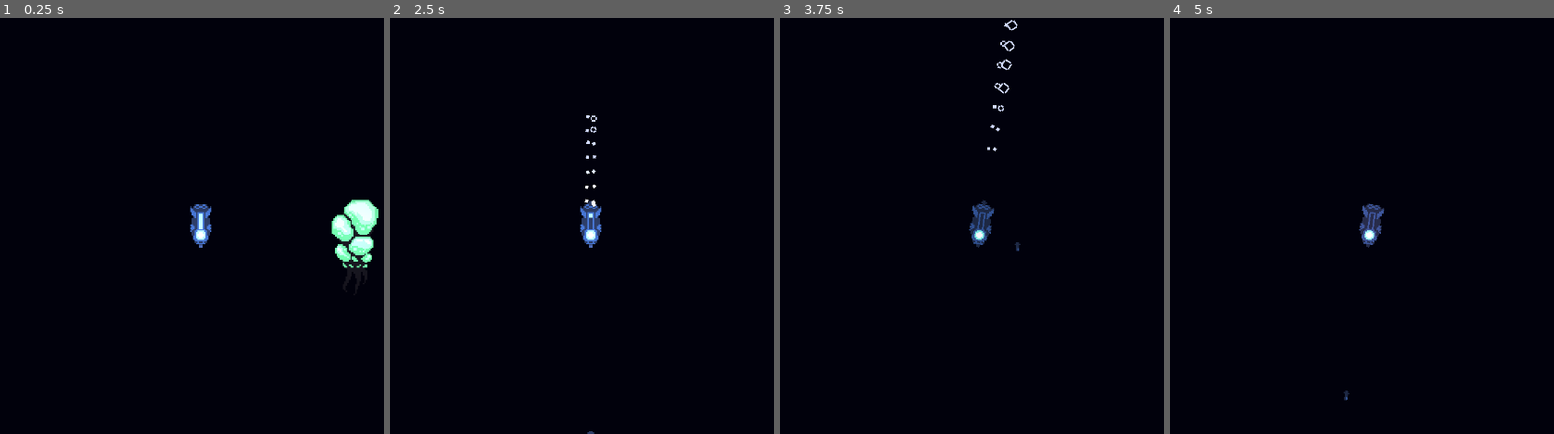
Above: before the commit, frames 1-4 (left to right).
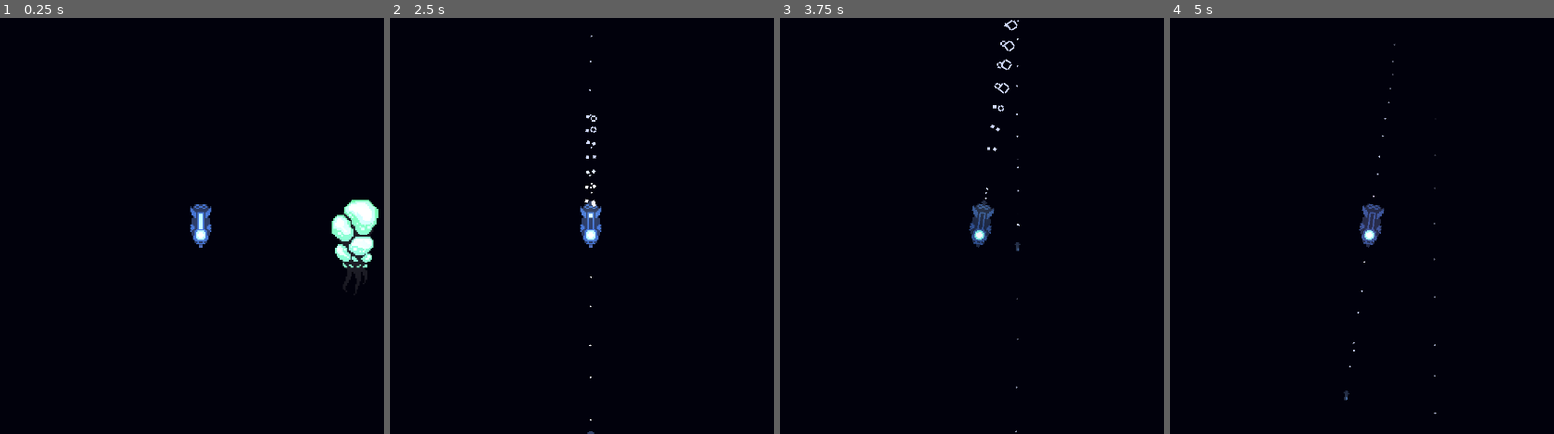
Above: after the commit, the same moments.

Repository: austingwatson/Depths
Game: Godot game, scene res://scenes/test_level.tscn
The game is run twice, just before and just after one commit, with the same random seed, the same clock (stepped at 60 frames per second) and the same inputs. This scene is started directly instead of the project's main scene. Sound files missing from this copy of the repository are replaced by a short silence.
Inputs (mouse positions are in pixels of both pictures, inside the frame that each line leads up to):
- Up to frame 1 (0.25 s): no input
- Up to frame 2 (2.5 s): tap Enter at 0.5 s; move the mouse to (754, 205) at 0.52 s; hold Space (thrust) 0.53-1.28 s; click (754, 205) at 0.6 s; move the mouse to (443, 246) at 1.27 s; tap Mouse wheel down (change_weapon_down) at 1.35 s; click (443, 246) at 1.55 s; move the mouse to (666, 134) at 2.02 s; hold Space (thrust) from 2.03 s (still down); tap Mouse wheel up (change_weapon_up) at 2.1 s; click (666, 134) at 2.3 s
- Up to frame 3 (3.75 s): move the mouse to (945, 309) at 2.77 s; right-click (945, 309) at 2.85 s; click (945, 309) at 3.05 s; move the mouse to (outside the picture) at 3.52 s; release Space (thrust) at 3.53 s; click (outside the picture) at 3.6 s
- Up to frame 4 (5 s): move the mouse to (outside the picture) at 4.27 s; tap Shift (sonar) at 4.35 s; click (outside the picture) at 4.55 s

The runs differ from the first frame. In frame 1, 0.6% of the frame differs, in the area x 86-98%, y 49-60%; in frame 2, less than 0.1%; in frame 3, less than 0.1%; in frame 4, less than 0.1%.

Commit message:
Shortened Scuttle timer, added torpedo light and trail, added floaters to victory

Diff:
--- a/scenes/entity/actor/big_floater.tscn
+++ b/scenes/entity/actor/big_floater.tscn
@@ -92,4 +92,6 @@
 shape = SubResource("CapsuleShape2D_gqlh0")
 
 [node name="Light" parent="." index="3"]
-texture_scale = 0.3
+position = Vector2(0, -3)
+energy = 0.8
+texture_scale = 0.35
--- a/scenes/entity/projectile/torpedo.tscn
+++ b/scenes/entity/projectile/torpedo.tscn
@@ -8,6 +8,21 @@
 [ext_resource type="Texture2D" uid="uid://7012mtb2g3dr" path="res://assets/textures/entity/player_sub.png" id="4_vdd5x"]
 [ext_resource type="PackedScene" uid="uid://x2wdvhrvr26y" path="res://scenes/component/max_distance.tscn" id="5_tvse7"]
 [ext_resource type="Texture2D" uid="uid://dx2aomunaop8x" path="res://assets/textures/effects/boom.png" id="8_kjd6s"]
+[ext_resource type="Texture2D" uid="uid://ccn0ikslju12v" path="res://assets/textures/effects/2d_point_light.png" id="9_pnwd1"]
+
+[sub_resource type="Curve" id="Curve_0ebku"]
+_limits = [0.0, 100.0, 0.0, 1.0]
+_data = [Vector2(0, 30.548), 0.0, -193.932, 0, 0, Vector2(0.037037, 0), 8.23385, 8.23385, 0, 0, Vector2(0.760943, 18.0822), 76.7764, 76.7764, 0, 0, Vector2(1, 100), 513.348, 0.0, 0, 0]
+point_count = 4
+
+[sub_resource type="Gradient" id="Gradient_hut4i"]
+offsets = PackedFloat32Array(0, 0.446494, 0.870849)
+colors = PackedColorArray(1, 1, 1, 1, 0.980392, 0.980392, 0.980392, 1, 1, 1, 1, 0)
+
+[sub_resource type="Curve" id="Curve_bg0n2"]
+_limits = [0.0, 200.0, 0.0, 1.0]
+_data = [Vector2(0, 1), 0.0, 0.0, 0, 0, Vector2(0.451178, 32.6027), 219.302, 219.302, 0, 0, Vector2(1, 123.425), 0.0, 0.0, 0, 0]
+point_count = 3
 
 [sub_resource type="AtlasTexture" id="AtlasTexture_tvse7"]
 atlas = ExtResource("4_vdd5x")
@@ -35,6 +50,28 @@
 
 [node name="Torpedo" type="Node2D"]
 script = ExtResource("1_v7qta")
+
+[node name="ThrusterTrail" type="CPUParticles2D" parent="."]
+position = Vector2(-3, 0)
+amount = 24
+lifetime = 1.4
+randomness = 0.2
+lifetime_randomness = 0.16
+emission_shape = 1
+emission_sphere_radius = 1.0
+direction = Vector2(0, 0)
+spread = 20.0
+gravity = Vector2(0, -2)
+linear_accel_min = 14.0
+linear_accel_max = 18.0
+damping_max = 12.0
+damping_curve = SubResource("Curve_0ebku")
+angle_max = 360.0
+color = Color(0.831373, 0.866667, 0.988235, 1)
+color_ramp = SubResource("Gradient_hut4i")
+anim_speed_max = 1.0
+anim_speed_curve = SubResource("Curve_bg0n2")
+anim_offset_max = 0.3
 
 [node name="ShootTorpedoSound" type="AudioStreamPlayer" parent="."]
 stream = ExtResource("2_01kix")
@@ -85,7 +122,7 @@
 
 [node name="CollisionPolygon2D" type="CollisionPolygon2D" parent="Homing"]
 visible = false
-polygon = PackedVector2Array(-8, 0, 0, -28, 59, -28, 59, 28, 0, 28)
+polygon = PackedVector2Array(-8, 0, 0, -44, 101, -79, 101, 84, 0, 42)
 
 [node name="Explosion" parent="." instance=ExtResource("2_oaaup")]
 collision_layer = 2
@@ -93,6 +130,13 @@
 damage = 2
 shape = SubResource("CircleShape2D_kjd6s")
 
+[node name="EmergencyLight" type="PointLight2D" parent="."]
+position = Vector2(3, 0)
+color = Color(0.984314, 0.682353, 0.141176, 1)
+energy = 0.4
+texture = ExtResource("9_pnwd1")
+texture_scale = 0.08
+
 [connection signal="finished" from="TorpedoExplosionSound" to="." method="_on_torpedo_explosion_sound_finished"]
 [connection signal="hit" from="HitBox" to="." method="_on_hit_box_hit"]
 [connection signal="reached" from="MaxDistance" to="." method="_on_max_distance_reached"]
--- a/scenes/ui/scuttle.tscn
+++ b/scenes/ui/scuttle.tscn
@@ -14,14 +14,14 @@
 [node name="Scuttle" type="TextureProgressBar"]
 offset_right = 48.0
 offset_bottom = 32.0
-max_value = 2.0
-step = 0.01
+max_value = 0.75
+step = 0.02
 texture_under = SubResource("AtlasTexture_tjaus")
 texture_progress = SubResource("AtlasTexture_on507")
 script = ExtResource("2_tjaus")
 
 [node name="Timer" type="Timer" parent="."]
-wait_time = 2.0
+wait_time = 0.75
 one_shot = true
 
 [node name="Label" type="Label" parent="."]
--- a/scenes/victory.tscn
+++ b/scenes/victory.tscn
@@ -10,6 +10,8 @@
 [ext_resource type="Texture2D" uid="uid://c1vsexbykefwl" path="res://assets/textures/level/big_sub.png" id="8_bqyga"]
 [ext_resource type="Texture2D" uid="uid://v8q4auewvljj" path="res://assets/textures/effects/ies_lights_model1.png" id="9_fgp87"]
 [ext_resource type="Texture2D" uid="uid://ccn0ikslju12v" path="res://assets/textures/effects/2d_point_light.png" id="10_c0tw7"]
+[ext_resource type="Texture2D" uid="uid://b52loa0ba8u2j" path="res://assets/textures/entity/big_floater.png" id="11_m35g4"]
+[ext_resource type="Texture2D" uid="uid://crpnnm0l8ilj3" path="res://assets/textures/entity/floater_green.png" id="12_wdhy8"]
 
 [sub_resource type="AtlasTexture" id="AtlasTexture_qunh1"]
 atlas = ExtResource("4_wdhy8")
@@ -44,6 +46,21 @@
 _limits = [0.0, 200.0, 0.0, 1.0]
 _data = [Vector2(0, 1), 0.0, 0.0, 0, 0, Vector2(0.451178, 32.6027), 219.302, 219.302, 0, 0, Vector2(1, 123.425), 0.0, 0.0, 0, 0]
 point_count = 3
+
+[sub_resource type="Animation" id="Animation_filmp"]
+length = 0.001
+tracks/0/type = "value"
+tracks/0/imported = false
+tracks/0/enabled = true
+tracks/0/path = NodePath("AnimationPlayer/submersible:position")
+tracks/0/interp = 1
+tracks/0/loop_wrap = true
+tracks/0/keys = {
+"times": PackedFloat32Array(0),
+"transitions": PackedFloat32Array(1),
+"update": 0,
+"values": [Vector2(381, -45)]
+}
 
 [sub_resource type="Animation" id="Animation_twbv7"]
 resource_name = "sub_float"
@@ -63,32 +80,153 @@
 "values": [Vector2(381, -27), Vector2(381, -27), Vector2(381, -48), Vector2(381, -48)]
 }
 
-[sub_resource type="Animation" id="Animation_filmp"]
+[sub_resource type="AnimationLibrary" id="AnimationLibrary_2sdhq"]
+_data = {
+&"RESET": SubResource("Animation_filmp"),
+&"sub_float": SubResource("Animation_twbv7")
+}
+
+[sub_resource type="Environment" id="Environment_0quce"]
+background_mode = 3
+glow_enabled = true
+glow_intensity = 1.0
+glow_hdr_threshold = 1.5
+
+[sub_resource type="Animation" id="Animation_0ya2q"]
+resource_name = "float"
+length = 6.0
+loop_mode = 1
+tracks/0/type = "value"
+tracks/0/imported = false
+tracks/0/enabled = true
+tracks/0/path = NodePath("big_floater_anim/big_floater:position")
+tracks/0/interp = 1
+tracks/0/loop_wrap = true
+tracks/0/keys = {
+"times": PackedFloat32Array(0, 3),
+"transitions": PackedFloat32Array(1, 1),
+"update": 0,
+"values": [Vector2(38, 57), Vector2(38, 65)]
+}
+tracks/1/type = "value"
+tracks/1/imported = false
+tracks/1/enabled = true
+tracks/1/path = NodePath("big_floater_anim/big_floater:texture:region")
+tracks/1/interp = 1
+tracks/1/loop_wrap = true
+tracks/1/keys = {
+"times": PackedFloat32Array(0, 0.5, 1, 1.5, 2, 2.5, 3, 3.5, 4, 4.5, 5, 5.5),
+"transitions": PackedFloat32Array(1, 1, 1, 1, 1, 1, 1, 1, 1, 1, 1, 1),
+"update": 1,
+"values": [Rect2(0, 128, 32, 64), Rect2(0, 64, 32, 64), Rect2(0, 128, 32, 64), Rect2(0, 192, 32, 64), Rect2(0, 0, 32, 64), Rect2(0, 64, 32, 64), Rect2(0, 128, 32, 64), Rect2(0, 192, 32, 64), Rect2(0, 0, 32, 64), Rect2(0, 64, 32, 64), Rect2(0, 128, 32, 64), Rect2(0, 192, 32, 64)]
+}
+
+[sub_resource type="Animation" id="Animation_w13b5"]
+length = 6.0
+tracks/0/type = "value"
+tracks/0/imported = false
+tracks/0/enabled = false
+tracks/0/path = NodePath("big_floater_anim/big_floater:position")
+tracks/0/interp = 1
+tracks/0/loop_wrap = true
+tracks/0/keys = {
+"times": PackedFloat32Array(0, 3),
+"transitions": PackedFloat32Array(1, 1),
+"update": 0,
+"values": [Vector2(38, 57), Vector2(38, 65)]
+}
+tracks/1/type = "value"
+tracks/1/imported = false
+tracks/1/enabled = false
+tracks/1/path = NodePath("big_floater_anim/big_floater:texture:region")
+tracks/1/interp = 1
+tracks/1/loop_wrap = true
+tracks/1/keys = {
+"times": PackedFloat32Array(0, 0.5, 1, 1.5, 2, 2.5, 3, 3.5, 4, 4.5, 5, 5.5),
+"transitions": PackedFloat32Array(1, 1, 1, 1, 1, 1, 1, 1, 1, 1, 1, 1),
+"update": 1,
+"values": [Rect2(0, 128, 32, 64), Rect2(0, 64, 32, 64), Rect2(0, 128, 32, 64), Rect2(0, 192, 32, 64), Rect2(0, 0, 32, 64), Rect2(0, 64, 32, 64), Rect2(0, 128, 32, 64), Rect2(0, 192, 32, 64), Rect2(0, 0, 32, 64), Rect2(0, 64, 32, 64), Rect2(0, 128, 32, 64), Rect2(0, 192, 32, 64)]
+}
+
+[sub_resource type="Animation" id="Animation_0iwmx"]
+resource_name = "idle"
+
+[sub_resource type="AnimationLibrary" id="AnimationLibrary_bqyga"]
+_data = {
+&"RESET": SubResource("Animation_w13b5"),
+&"float": SubResource("Animation_0ya2q"),
+&"idle": SubResource("Animation_0iwmx")
+}
+
+[sub_resource type="AtlasTexture" id="AtlasTexture_fgp87"]
+atlas = ExtResource("11_m35g4")
+region = Rect2(0, 128, 32, 64)
+
+[sub_resource type="Animation" id="Animation_c0tw7"]
+resource_name = "float"
+length = 6.0
+loop_mode = 1
+tracks/0/type = "value"
+tracks/0/imported = false
+tracks/0/enabled = true
+tracks/0/path = NodePath("floater_anim/floater:position")
+tracks/0/interp = 1
+tracks/0/loop_wrap = true
+tracks/0/keys = {
+"times": PackedFloat32Array(0, 3),
+"transitions": PackedFloat32Array(1, 1),
+"update": 0,
+"values": [Vector2(450, 51), Vector2(450, 40)]
+}
+tracks/1/type = "value"
+tracks/1/imported = false
+tracks/1/enabled = true
+tracks/1/path = NodePath("floater_anim/floater:texture:region")
+tracks/1/interp = 1
+tracks/1/loop_wrap = true
+tracks/1/keys = {
+"times": PackedFloat32Array(0, 0.5, 1, 1.5, 2, 2.5, 3, 3.5, 4, 4.5, 5, 5.5),
+"transitions": PackedFloat32Array(1, 1, 1, 1, 1, 1, 1, 1, 1, 1, 1, 1),
+"update": 1,
+"values": [Rect2(0, 0, 16, 32), Rect2(16, 0, 16, 32), Rect2(0, 0, 16, 32), Rect2(16, 0, 16, 32), Rect2(0, 0, 16, 32), Rect2(16, 0, 16, 32), Rect2(0, 0, 16, 32), Rect2(16, 0, 16, 32), Rect2(0, 0, 16, 32), Rect2(16, 0, 16, 32), Rect2(0, 0, 16, 32), Rect2(16, 0, 16, 32)]
+}
+
+[sub_resource type="Animation" id="Animation_qunh1"]
 length = 0.001
 tracks/0/type = "value"
 tracks/0/imported = false
 tracks/0/enabled = true
-tracks/0/path = NodePath("AnimationPlayer/submersible:position")
+tracks/0/path = NodePath("floater_anim/floater:position")
 tracks/0/interp = 1
 tracks/0/loop_wrap = true
 tracks/0/keys = {
 "times": PackedFloat32Array(0),
 "transitions": PackedFloat32Array(1),
 "update": 0,
-"values": [Vector2(381, -45)]
-}
-
-[sub_resource type="AnimationLibrary" id="AnimationLibrary_2sdhq"]
+"values": [Vector2(450, 51)]
+}
+tracks/1/type = "value"
+tracks/1/imported = false
+tracks/1/enabled = true
+tracks/1/path = NodePath("floater_anim/floater:texture:region")
+tracks/1/interp = 1
+tracks/1/loop_wrap = true
+tracks/1/keys = {
+"times": PackedFloat32Array(0),
+"transitions": PackedFloat32Array(1),
+"update": 0,
+"values": [Rect2(0, 0, 16, 32)]
+}
+
+[sub_resource type="AnimationLibrary" id="AnimationLibrary_ts1t5"]
 _data = {
-&"RESET": SubResource("Animation_filmp"),
-&"sub_float": SubResource("Animation_twbv7")
-}
-
-[sub_resource type="Environment" id="Environment_0quce"]
-background_mode = 3
-glow_enabled = true
-glow_intensity = 1.0
-glow_hdr_threshold = 1.5
+&"RESET": SubResource("Animation_qunh1"),
+&"float": SubResource("Animation_c0tw7")
+}
+
+[sub_resource type="AtlasTexture" id="AtlasTexture_wpjcc"]
+atlas = ExtResource("12_wdhy8")
+region = Rect2(0, 0, 16, 32)
 
 [node name="Victory" type="Node"]
 
@@ -400,3 +538,38 @@
 
 [node name="CanvasModulate" type="CanvasModulate" parent="."]
 color = Color(0.00784314, 0.00784314, 0.0509804, 1)
+
+[node name="big_floater_anim" type="AnimationPlayer" parent="."]
+libraries = {
+&"": SubResource("AnimationLibrary_bqyga")
+}
+
+[node name="big_floater" type="Sprite2D" parent="big_floater_anim"]
+position = Vector2(38, 57)
+texture = SubResource("AtlasTexture_fgp87")
+centered = false
+
+[node name="Light" type="PointLight2D" parent="big_floater_anim/big_floater"]
+position = Vector2(19, 23)
+color = Color(0.722702, 0.999442, 0.675061, 1)
+energy = 0.8
+texture = ExtResource("5_0ya2q")
+offset = Vector2(0, 4)
+texture_scale = 0.35
+
+[node name="floater_anim" type="AnimationPlayer" parent="."]
+libraries = {
+&"": SubResource("AnimationLibrary_ts1t5")
+}
+
+[node name="floater" type="Sprite2D" parent="floater_anim"]
+position = Vector2(450, 51)
+texture = SubResource("AtlasTexture_wpjcc")
+
+[node name="Light" type="PointLight2D" parent="floater_anim/floater"]
+position = Vector2(0, -9)
+color = Color(0.722702, 0.999442, 0.675061, 1)
+energy = 0.6
+texture = ExtResource("5_0ya2q")
+offset = Vector2(0, 4)
+texture_scale = 0.2
--- a/scripts/basecamp.gd
+++ b/scripts/basecamp.gd
@@ -22,6 +22,7 @@
 func _on_launch_pressed() -> void:
 	animation_player.play("launch")
 	arm.stop()
+	shop.visible = false
 
 
 func _on_animation_player_animation_finished(anim_name: StringName) -> void:
Not shown: 1 places in scenes/entity/projectile/torpedo.tscn that only renumber resources
Not shown: 1 places in scenes/victory.tscn that only renumber resources
